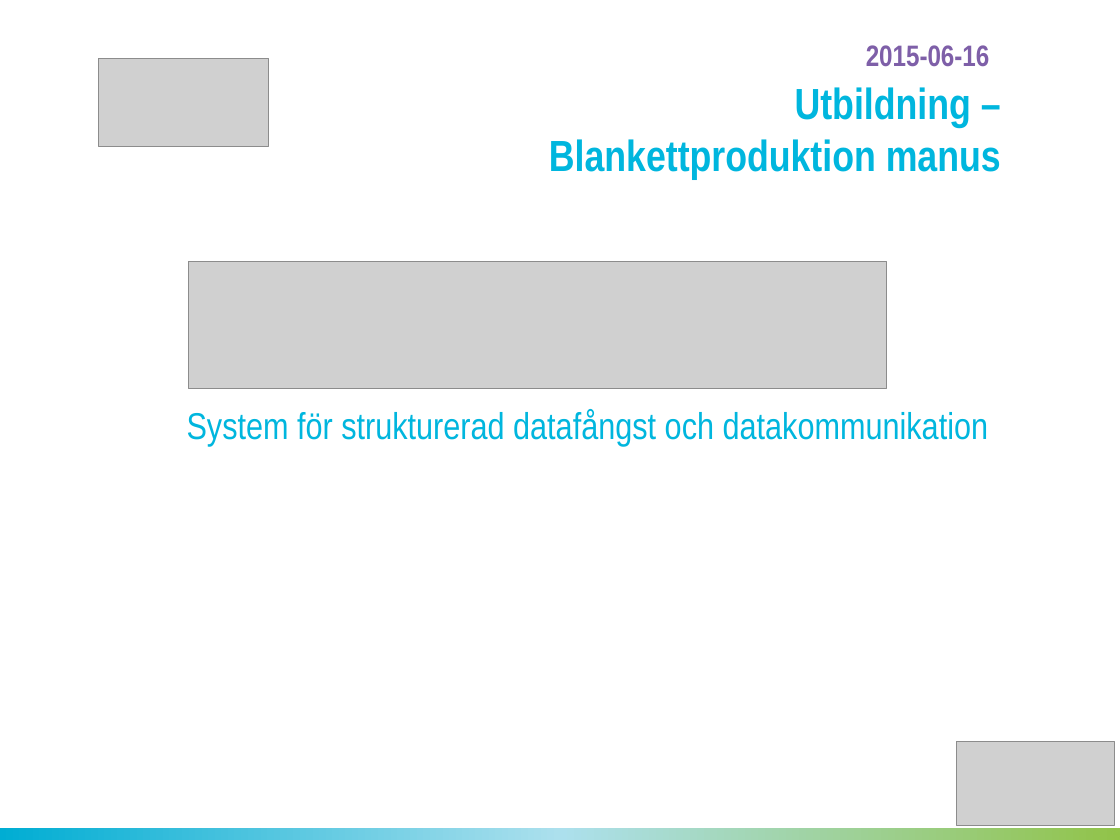
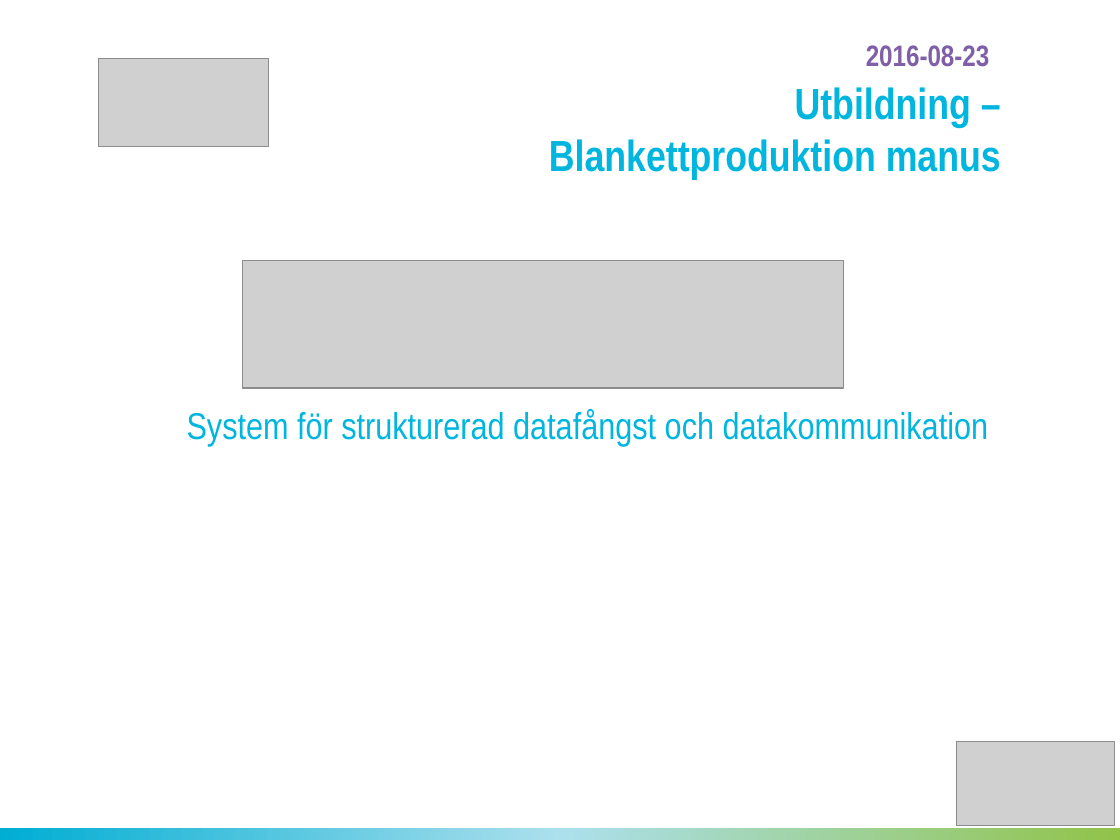
Before and after one commit to EvryEyeDoc/Blankettproduktion, a slide deck: slide 1 of Utbildningsmaterial/Steg 1 - Manus/Utbildning Blankettproduktion Manus.pptx. Drawn at 1120x840 pixels with LibreOffice and Linux fonts; fonts in the diff are those of the drawing; grey boxes stand for pictures; background and template pictures are left out. Boxes give left, top, right and bottom in pixels: in the first picture for what was removed or moved away, otherwise in the second. Text is boxed around its words. In the diff, an @@ line names an element or a change of style, - is before the commit and + after.

Commit message:
Uppdaterat inför utblidning VLL steg 1 2016-08-23

```diff
--- a/Utbildningsmaterial/Steg 1 - Manus/Utbildning Blankettproduktion Manus.pptx
+++ b/Utbildningsmaterial/Steg 1 - Manus/Utbildning Blankettproduktion Manus.pptx
@@ text at [866,45,990,67]: text changed @@
-2015-06-16
+2016-08-23
@@ picture: place and size @@
-picture at [188,261,887,389]
+picture at [243,261,843,389]
```
